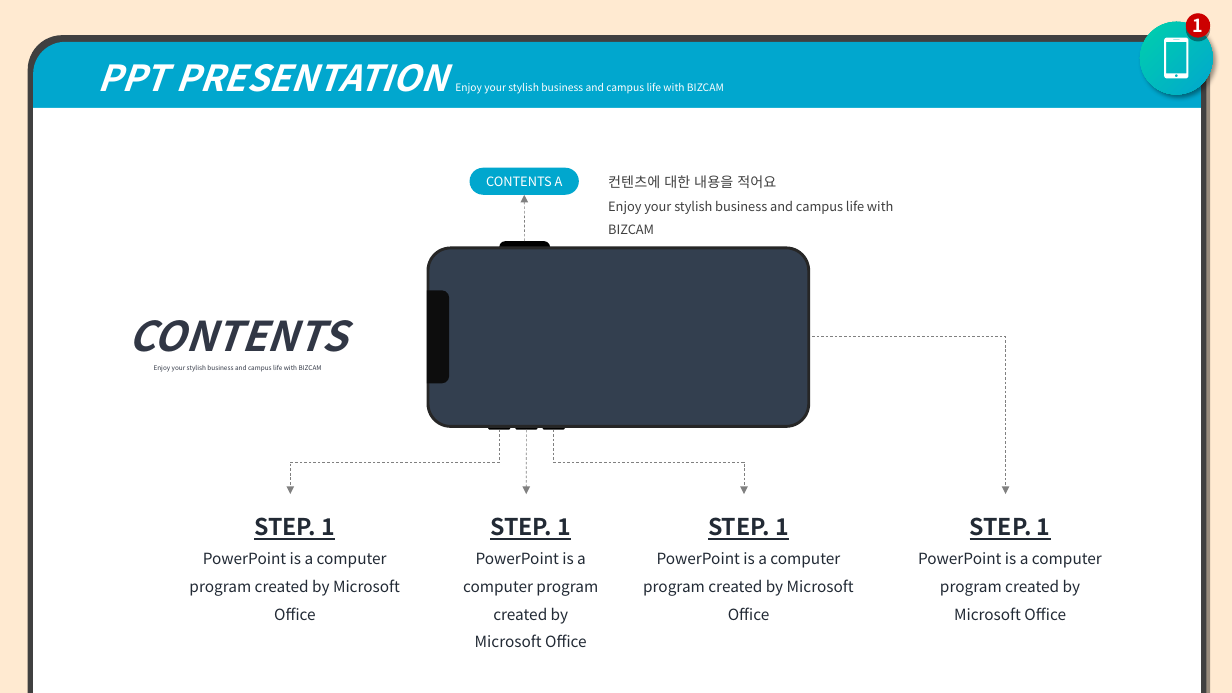
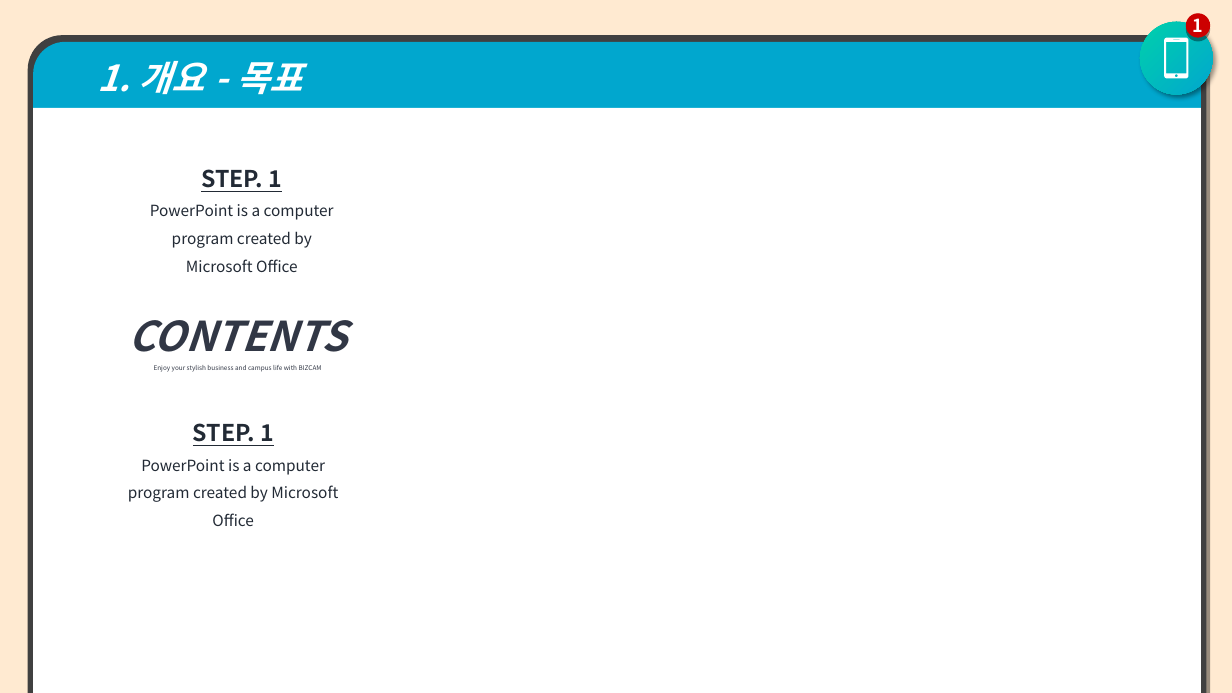
Before and after one commit to jangho1016/2022_1_CapstoneDesign, a slide deck: slide 4 of Final Assignments/파라노이드 팀 발표용 PPT.pptx. Drawn at 1232x693 pixels with LibreOffice and Linux fonts; fonts in the diff are those of the drawing. Boxes give left, top, right and bottom in pixels: in the first picture for what was removed or moved away, otherwise in the second. Text is boxed around its words. In the diff, an @@ line names an element or a change of style, - is before the commit and + after.

```diff
--- a/Final Assignments/파라노이드 팀 발표용 PPT.pptx
+++ b/Final Assignments/파라노이드 팀 발표용 PPT.pptx
@@ text in round same rect at bbox=[98, 61, 302, 95]: text changed; size 8 to 28 pt; bold on; italic on @@
-  PPT PRESENTATION Enjoy your stylish business and campus life with BIZCAM
+  1. 개요 - 목표
@@ text "STEP. 1": place and size @@
-text "STEP. 1" at bbox=[918, 517, 1102, 620]
+text "STEP. 1" at bbox=[150, 169, 334, 272]
@@ rounded rectangle removed at bbox=[470, 168, 579, 195] @@
-CONTENTS A
@@ text removed at bbox=[608, 175, 893, 214] @@
-컨텐츠에 대한 내용을 적어요
-Enjoy your stylish business and campus life with BIZCAM
@@ arrow removed from (525, 241) to (524, 195) @@
@@ group removed at bbox=[427, 241, 809, 430]: 5 round same rects, 1 rounded rectangle @@
@@ elbow arrow removed from (812, 337) to (1006, 494) @@
@@ text "STEP. 1": place and size @@
-text "STEP. 1" at bbox=[643, 517, 854, 620]
+text "STEP. 1" at bbox=[128, 423, 338, 526]
@@ elbow arrow removed from (499, 430) to (290, 494) @@
@@ arrow removed from (527, 430) to (527, 494) @@
@@ elbow arrow removed from (554, 430) to (744, 494) @@
@@ text removed at bbox=[189, 517, 400, 620] @@
-STEP. 1
-PowerPoint is a computer program created by Microsoft Office
@@ text removed at bbox=[463, 517, 598, 647] @@
-STEP. 1
-PowerPoint is a computer program created by Microsoft Office
```
Also in this commit, not shown: 1 other slide changed, 2 slides added, 2 slides removed, 2 other files.
